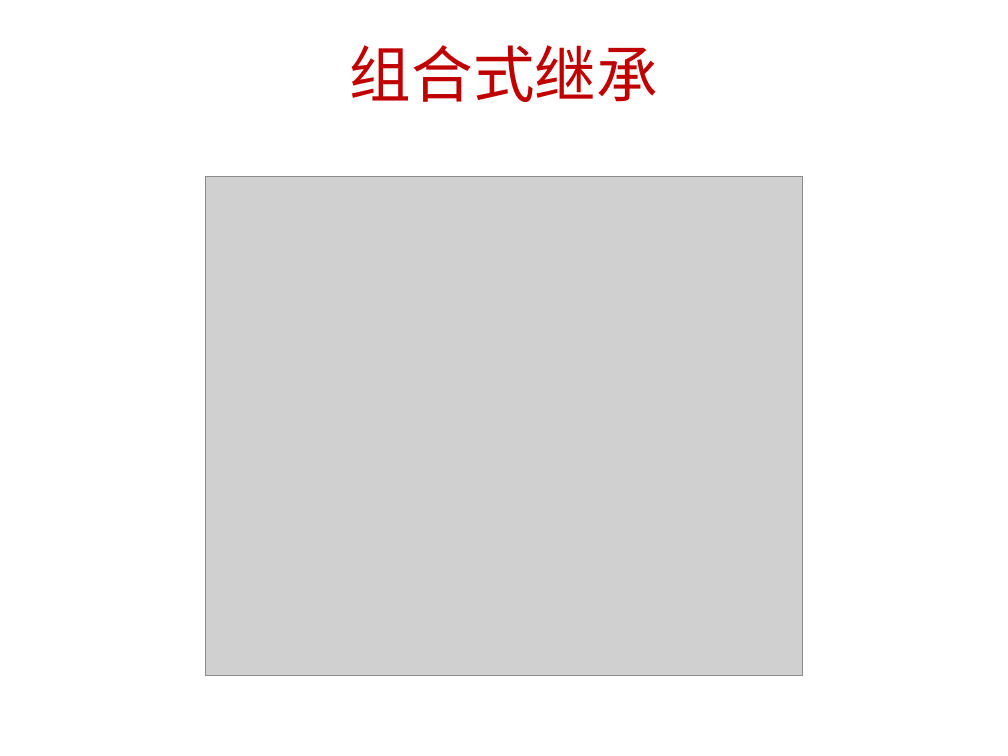
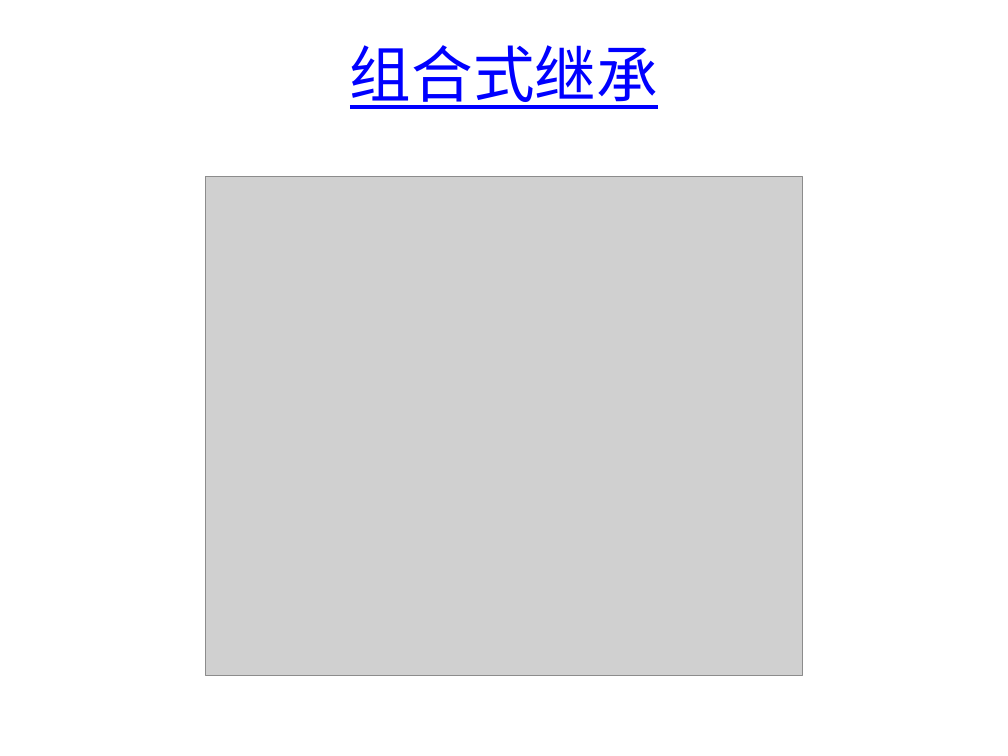
Before and after one commit to dirkliu/blog, a slide deck: slide 9 of Javascript面向对象编程.pptx. Drawn at 1008x756 pixels with LibreOffice and Linux fonts; fonts in the diff are those of the drawing; grey boxes stand for pictures. Boxes give left, top, right and bottom in pixels: in the first picture for what was removed or moved away, otherwise in the second. Text is boxed around its words. In the diff, an @@ line names an element or a change of style, - is before the commit and + after.

```diff
--- a/Javascript面向对象编程.pptx
+++ b/Javascript面向对象编程.pptx
@@ title "组合式继承" at (350,45,658,109): text colour #C00000 to #0000FF, underline on @@
```
Also in this commit, not shown: 4 other slides changed, 3 slides added.
